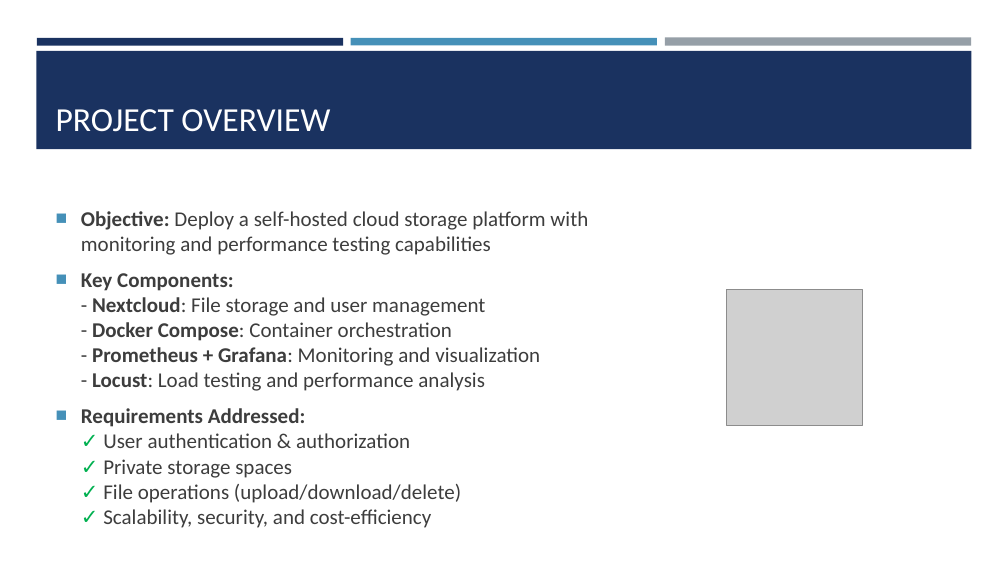
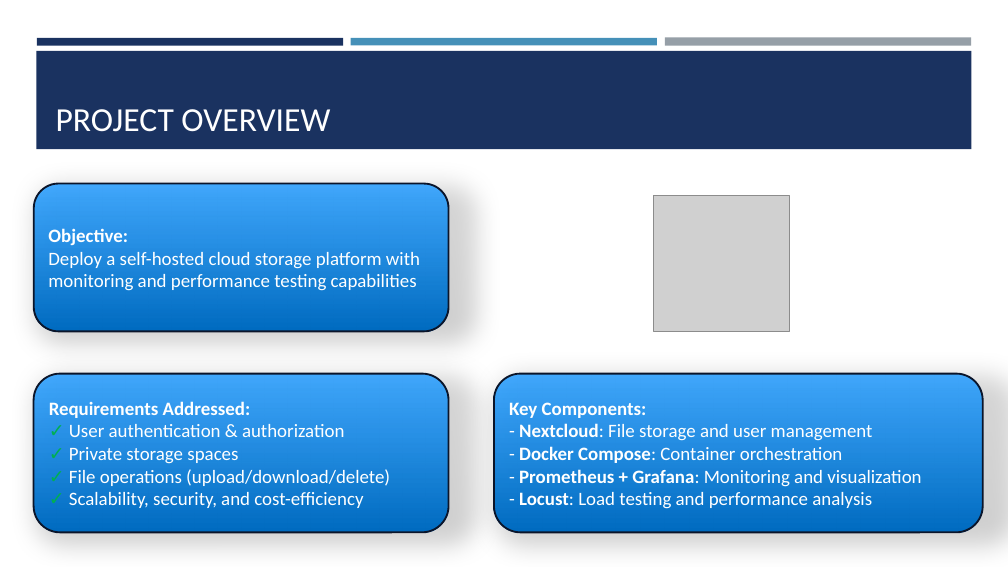
Before and after one commit to Omega97/CloudProject, a slide deck: slide 2 of report & slides/Cloud Presentation.pptx. Drawn at 1008x567 pixels with LibreOffice and Linux fonts; fonts in the diff are those of the drawing; grey boxes stand for pictures. Boxes give left, top, right and bottom in pixels: in the first picture for what was removed or moved away, otherwise in the second. Text is boxed around its words. In the diff, an @@ line names an element or a change of style, - is before the commit and + after.

Commit message:
presentation and slides

```diff
--- a/report & slides/Cloud Presentation.pptx
+++ b/report & slides/Cloud Presentation.pptx
@@ rounded rectangle added at box(34, 184, 449, 332), fill gradient #269DFF to #006BC0, outline #0B162A 1.75 pt, 18 pt, text #FFFFFF @@
+Objective:
+Deploy a self-hosted cloud storage platform with monitoring and performance testing capabilities
@@ picture: place and size @@
-picture at box(727, 290, 862, 425)
+picture at box(654, 196, 789, 331)
@@ text removed at box(81, 211, 588, 528) @@
-■ Objective: Deploy a self-hosted cloud storage platform with monitoring and performance testing capabilities
-■ Key Components:
-  - Nextcloud: File storage and user management
-  - Docker Compose: Container orchestration
-  - Prometheus + Grafana: Monitoring and visualization
-  - Locust: Load testing and performance analysis
-■ Requirements Addressed:
-  ✓ User authentication & authorization
-  ✓ Private storage spaces
-  ✓ File operations (upload/download/delete)
-  ✓ Scalability, security, and cost-efficiency
@@ rounded rectangle added at box(33, 374, 448, 532), fill gradient #269DFF to #006BC0, outline #0B162A 1.75 pt, 18 pt, text #FFFFFF @@
+Requirements Addressed:
+✓ User authentication & authorization
+✓ Private storage spaces
+✓ File operations (upload/download/delete)
+✓ Scalability, security, and cost-efficiency
@@ rounded rectangle added at box(494, 374, 983, 532), fill gradient #269DFF to #006BC0, outline #0B162A 1.75 pt, 18 pt, text #FFFFFF @@
+Key Components:
+- Nextcloud: File storage and user management
+- Docker Compose: Container orchestration
+- Prometheus + Grafana: Monitoring and visualization
+- Locust: Load testing and performance analysis
```
Also in this commit, not shown: 4 other slides changed, 2 slides removed, 3 other files.
